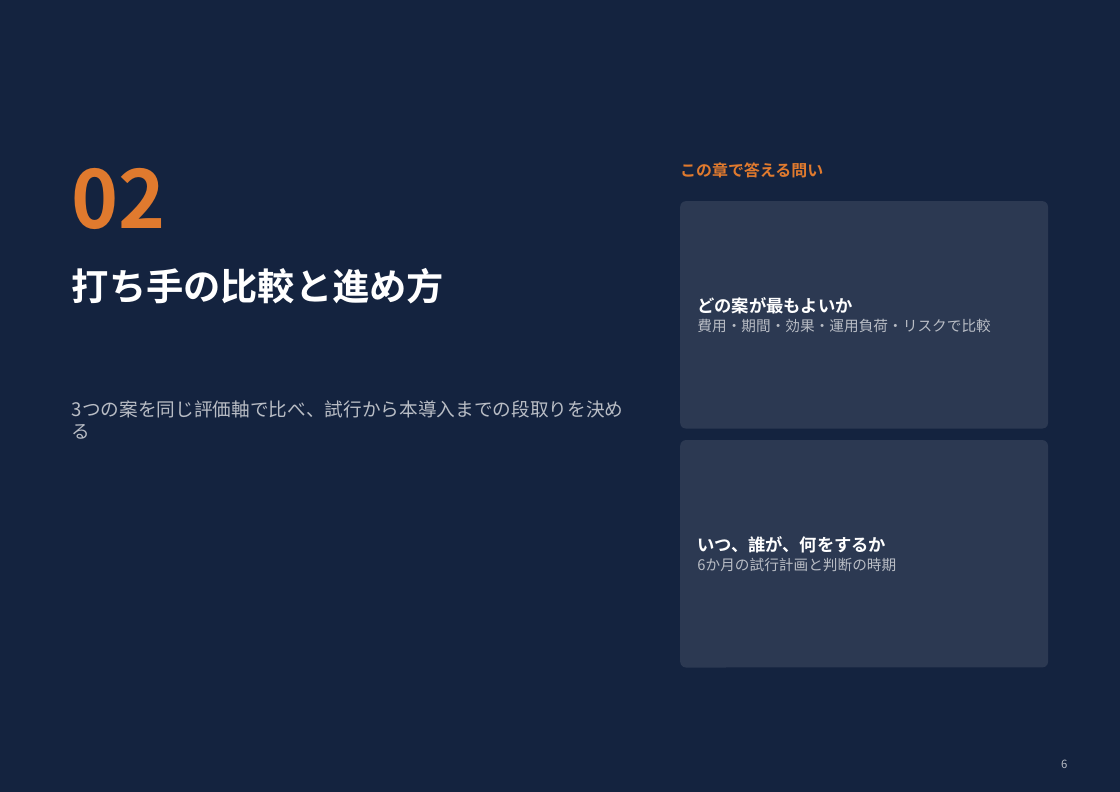
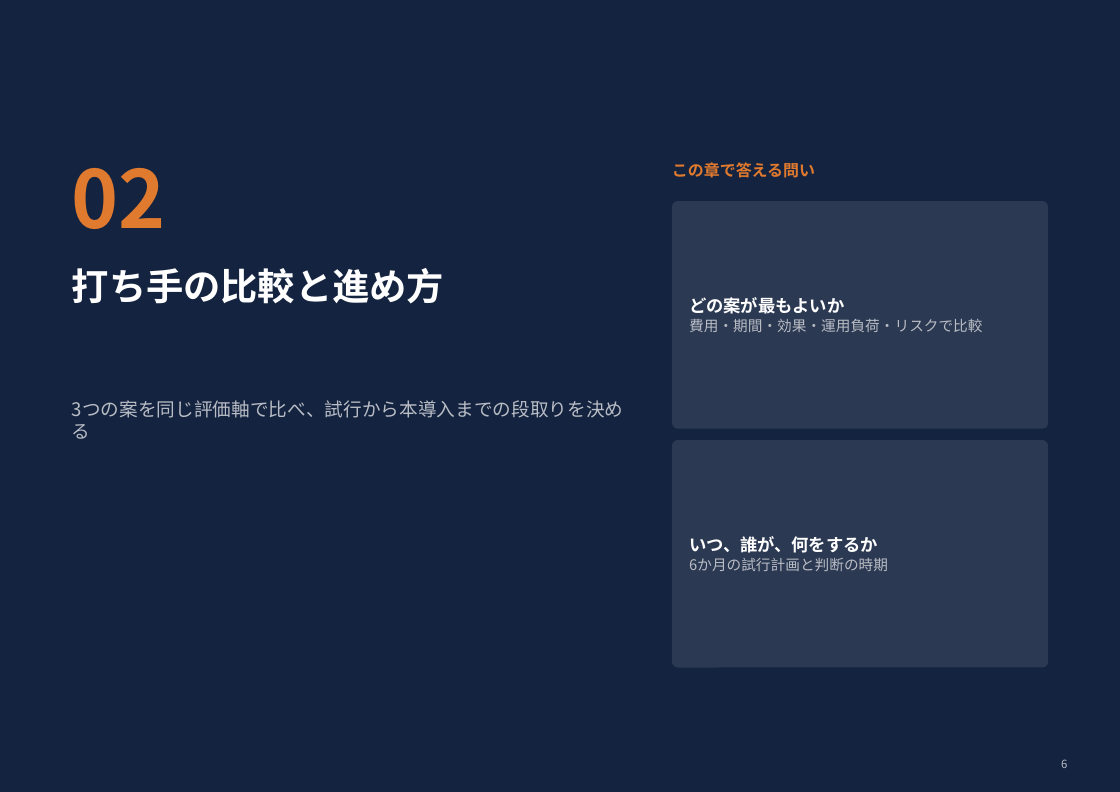
Before and after one commit to sibyl2501/claude_pptx_making, a slide deck: slide 6 of dist/business_report.pptx. Drawn at 1120x792 pixels with LibreOffice and Linux fonts; fonts in the diff are those of the drawing. Boxes give left, top, right and bottom in pixels: in the first picture for what was removed or moved away, otherwise in the second. Text is boxed around its words. In the diff, an @@ line names an element or a change of style, - is before the commit and + after.

```diff
--- a/dist/business_report.pptx
+++ b/dist/business_report.pptx
@@ text "この章で答える問い": place and size @@
-text "この章で答える問い" at <box>680,162,823,178</box>
+text "この章で答える問い" at <box>672,162,815,178</box>
@@ rounded rectangle: place and size @@
-rounded rectangle at <box>680,201,1048,429</box>
+rounded rectangle at <box>672,201,1048,429</box>
@@ text "どの案が最もよいか": place and size @@
-text "どの案が最もよいか" at <box>697,297,990,332</box>
+text "どの案が最もよいか" at <box>689,297,982,332</box>
@@ rounded rectangle: place and size @@
-rounded rectangle at <box>680,440,1048,668</box>
+rounded rectangle at <box>672,440,1048,668</box>
@@ text "いつ、誰が、何をするか": place and size @@
-text "いつ、誰が、何をするか" at <box>697,536,896,571</box>
+text "いつ、誰が、何をするか" at <box>689,536,888,571</box>
```
Also in this commit, not shown: 2 other slides changed, 48 other files.
